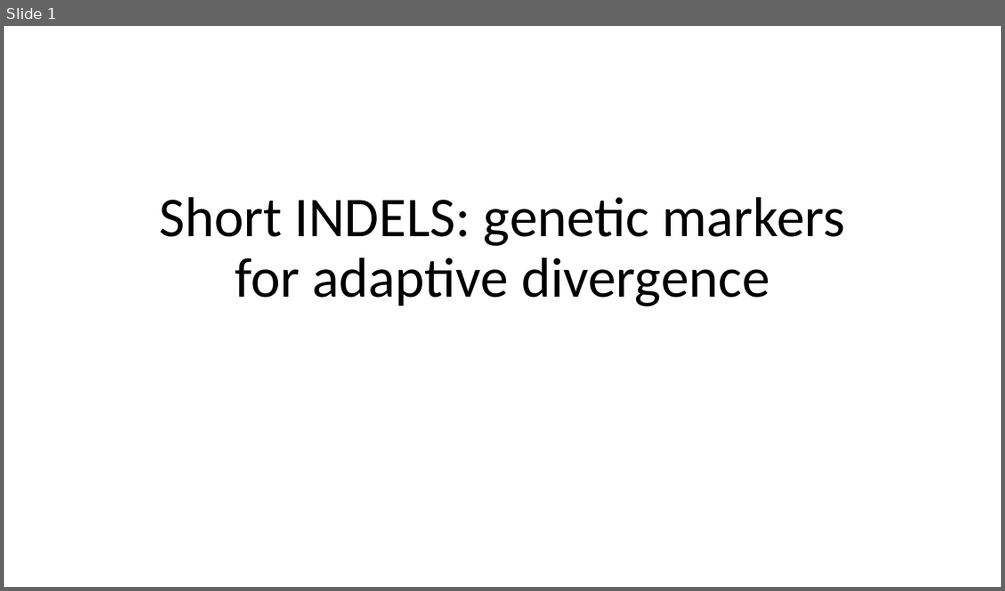
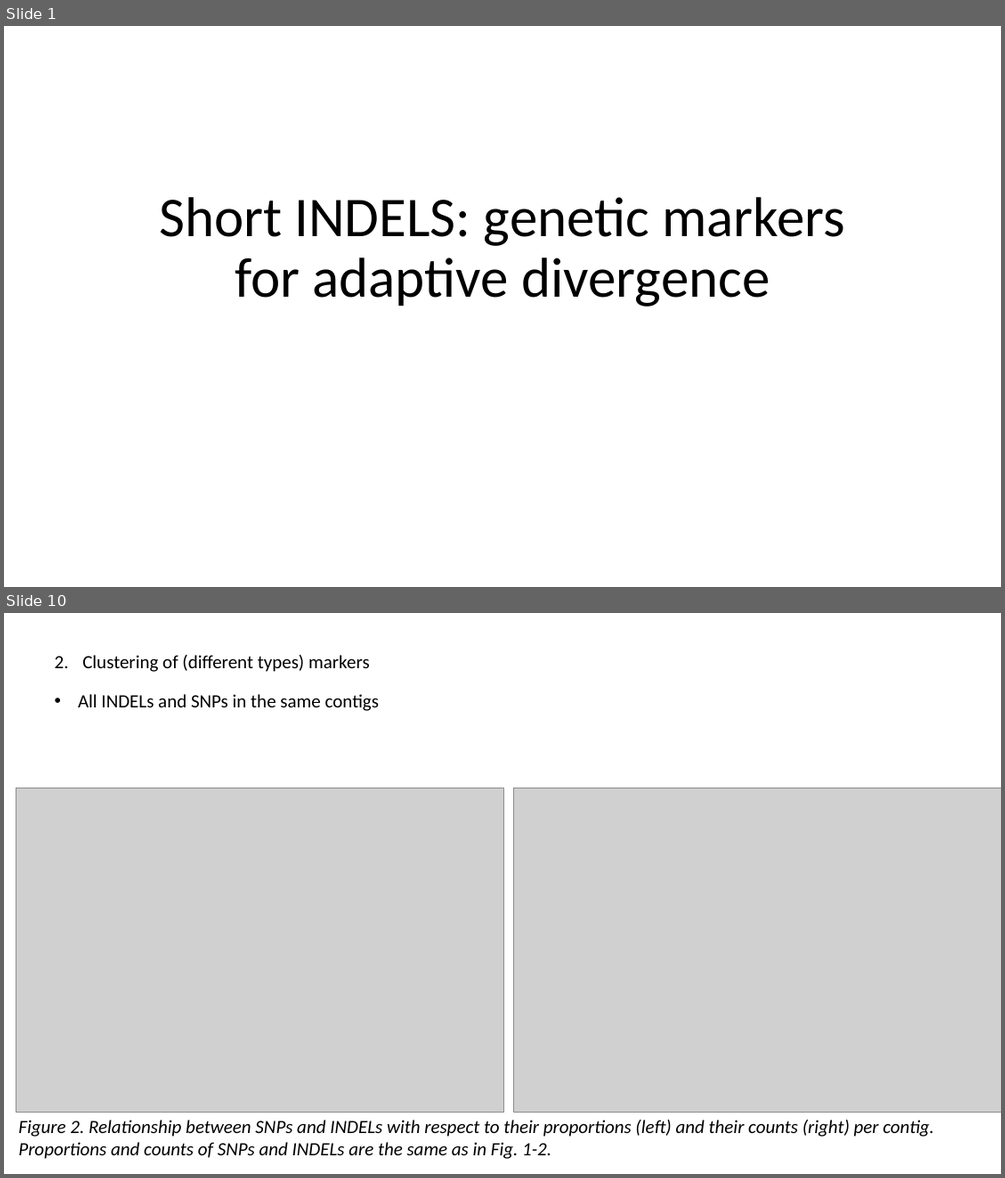
Before and after one commit to sam0per/Littorina_saxatilis_short_variants, a slide deck: short_genetic_variants/docs/short_indels.pptx. Shown one above the other, each under a label of ours: slide 1 before the commit, slides 1 and 10 after it; the slides between them are not shown. The pictures are 1005x591 and 1005x1178 pixels, drawn with LibreOffice and Linux fonts; fonts in the diff are those of the drawing; grey boxes stand for pictures. Boxes give left, top, right and bottom in pixels: in the first picture for what was removed or moved away, otherwise in the second. Text is boxed around its words. In the diff, an @@ line names an element or a change of style, - is before the commit and + after.

```diff
--- a/short_genetic_variants/docs/short_indels.pptx
+++ b/short_genetic_variants/docs/short_indels.pptx
@@ slide 10 added at box(4, 613, 1001, 1174), background #FFFFFF @@
@@ text added at box(82, 655, 370, 672), 18 pt, text #000000 @@
+2. Clustering of (different types) markers
@@ text added at box(78, 694, 379, 711), 18 pt, text #000000 @@
+• All INDELs and SNPs in the same contigs
@@ picture added at box(16, 788, 503, 1111) @@
@@ picture added at box(513, 788, 1001, 1111) @@
@@ text added at box(18, 1119, 934, 1159), 18 pt, text #000000, italic @@
+Figure 2. Relationship between SNPs and INDELs with respect to their proportions (left) and their counts (right) per contig. Proportions and counts of SNPs and INDELs are the same as in Fig. 1-2.
```
Also in this commit, not shown: 2 slides changed, 7 other slides added, 1 slide removed, 3 other files.
